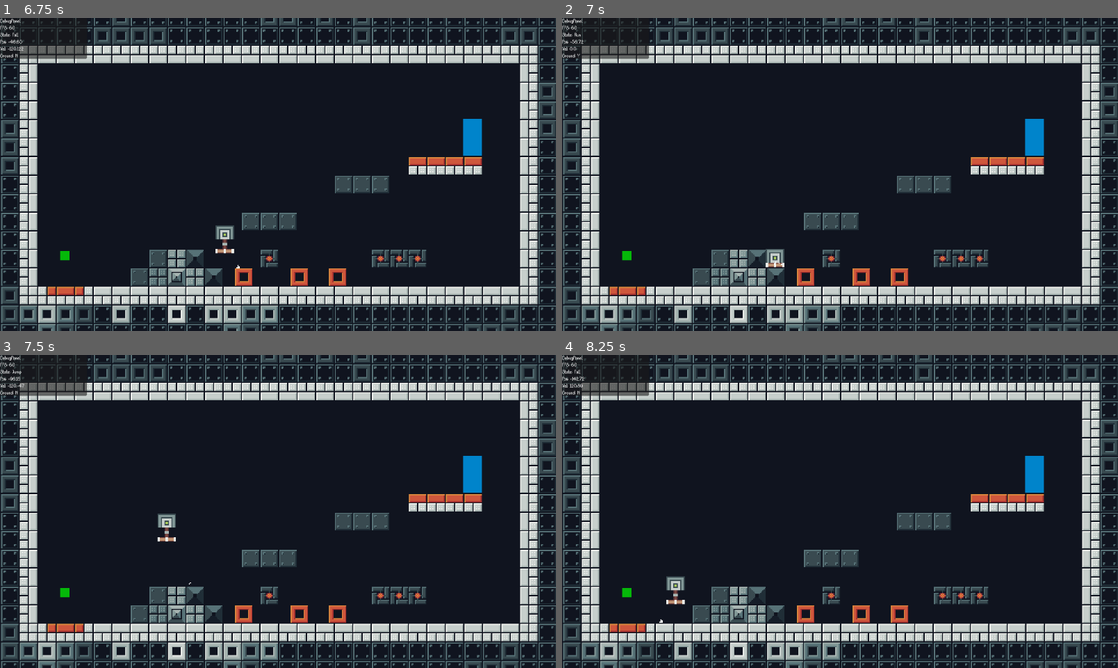
Above: before the commit, frames 1-4 (two rows, left to right).
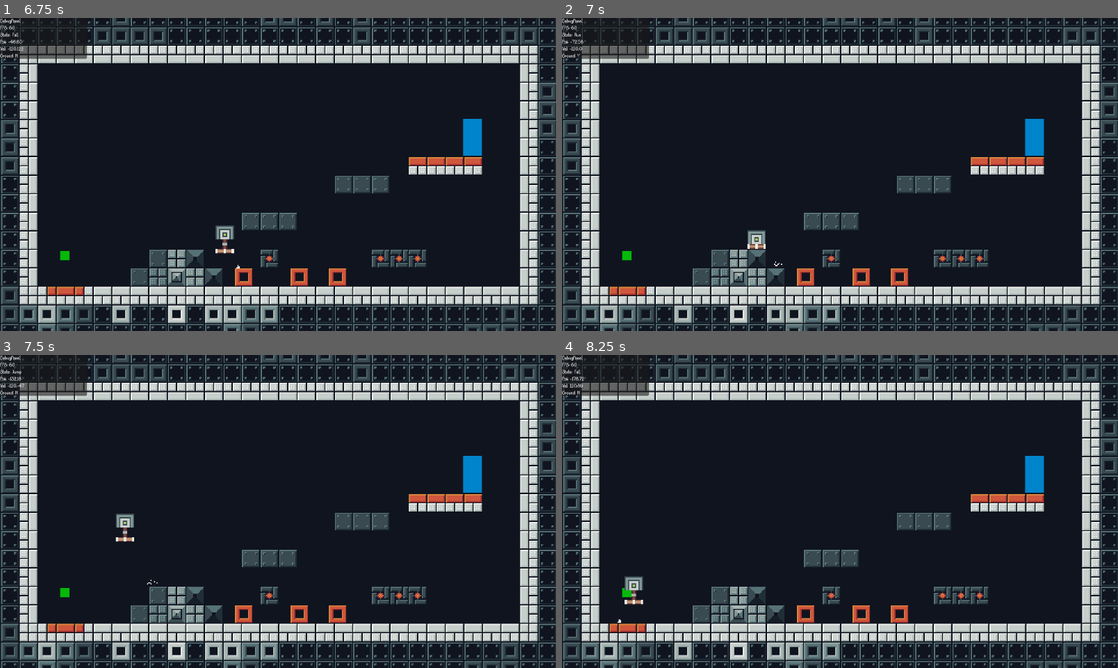
Above: after the commit, the same moments.

Repository: LeZellus/pistonprecision
Game: Godot game, scene res://scenes/worlds/MainScene.tscn
Same seed, same stepped clock (60 frames per second), same inputs: the game is played once before the commit and once after it.
Inputs:
- Up to frame 1 (6.75 s): click "Play" at 0.5 s; tap Enter at 1.25, 6.5 s; hold Space (jump) 1.28-2.03 s; hold D (move_right) 1.28-2.78 s; tap Space (jump) at 2.1, 2.27, 2.57, 3.6, 3.77, 4.07, 5.1, 5.27, 5.57, 6.6 s; hold A (move_left) 2.78-3.53 s; hold Space (jump) 2.78-3.53 s; hold D (move_right) 3.53-5.03 s; hold Space (jump) 4.28-5.03 s; hold A (move_left) 5.03-5.78 s; hold D (move_right) 5.78-6.53 s; hold Space (jump) 5.78-6.53 s; hold A (move_left) from 6.53 s (still down)
- Up to frame 2 (7 s): keep holding A (move_left); tap Space (jump) at 6.77 s
- Up to frame 3 (7.5 s): keep holding A (move_left); tap Space (jump) at 7.07 s; hold Space (jump) from 7.28 s (still down)
- Up to frame 4 (8.25 s): release A (move_left) at 8.03 s; release Space (jump) at 8.03 s; hold D (move_right) from 8.03 s (still down); tap Space (jump) at 8.1 s

Frame 1 is identical in both runs. In frame 2, 0.4% of the frame differs, in the area x 1-40%, y 6-80%; in frame 3, 0.5%; in frame 4, 0.5%, in the area x 2-23%, y 6-86%.

Commit message:
fix double jump bug

Diff:
--- a/scripts/managers/InputManager.gd
+++ b/scripts/managers/InputManager.gd
@@ -1,3 +1,4 @@
+# scripts/managers/InputManager.gd
 extends Node
 
 # === INPUT STATES ===
@@ -8,7 +9,10 @@
 # === CACHED INPUT DATA ===
 var movement_input: float = 0.0
 var jump_held: bool = false
-var dash_just_pressed: bool = false  # Renommé pour plus de clarté
+var dash_just_pressed: bool = false
+
+# === JUMP PROTECTION ===
+var jump_consumed_this_frame: bool = false  # NOUVEAU : Protection contre double consommation
 
 # === SIGNALS ===
 signal jump_buffered
@@ -17,12 +21,15 @@
 signal rotate_left_requested
 signal rotate_right_requested
 signal push_requested
-signal dash_requested  # NOUVEAU signal pour le dash
+signal dash_requested
 
 func _ready():
 	process_mode = Node.PROCESS_MODE_ALWAYS
 
 func _process(delta):
+	# IMPORTANT : Reset au début de chaque frame
+	jump_consumed_this_frame = false
+
 	_update_timers(delta)
 	_read_inputs()
 
@@ -70,11 +77,17 @@
 		coyote_timer = PlayerConstants.COYOTE_TIME
 		coyote_jump_available.emit()
 
-# === BUFFER CHECKS ===
+# === BUFFER CHECKS (PROTÉGÉS) ===
 func consume_jump_buffer() -> bool:
+	# PROTECTION : Un seul jump par frame
+	if jump_consumed_this_frame:
+		print("PROTECTION: Jump déjà consommé cette frame!")
+		return false
+
 	if jump_buffer_timer > 0:
 		print("=== JUMP BUFFER CONSUMED ===")
 		jump_buffer_timer = 0.0
+		jump_consumed_this_frame = true  # Marquer comme consommé
 		return true
 	return false
 
@@ -95,5 +108,4 @@
 	return Input.is_action_just_released("jump")
 
 func was_dash_pressed() -> bool:
-	# Simplifié - retourne directement l'état de l'input
 	return Input.is_action_just_pressed("dash")
--- a/scripts/player/states/FallState.gd
+++ b/scripts/player/states/FallState.gd
@@ -1,3 +1,4 @@
+# scripts/player/states/FallState.gd
 class_name FallState
 extends State
 
@@ -7,22 +8,20 @@
 func process_physics(delta: float) -> State:
 	apply_air_physics(delta)
 
-	# Coyote jump
-	if InputManager.consume_jump_buffer() and InputManager.can_coyote_jump():
-		return get_node("../JumpState")
+	var next_state = check_jump_input()
+	if next_state: return next_state
 
 	# Transitions dans l'ordre de priorité
-	var next_state = check_air_transitions()
+	next_state = check_air_transitions()
 	if next_state: return next_state
 
 	next_state = _check_wall_slide()
 	if next_state: return next_state
 
-	# NOUVELLE LIGNE AJOUTÉE ICI :
 	next_state = check_dash_input()
 	if next_state: return next_state
 
-	return null  # Ce return null était déjà là
+	return null
 
 func _check_wall_slide() -> State:
 	if parent.wall_detector.is_touching_wall() and parent.velocity.y > 50:
--- a/scripts/player/states/State.gd
+++ b/scripts/player/states/State.gd
@@ -1,3 +1,4 @@
+# scripts/player/states/State.gd
 class_name State
 extends Node
 
@@ -46,9 +47,23 @@
 		return get_node("../RunState") if InputManager.get_movement() != 0 else get_node("../IdleState")
 	return null
 
+# === JUMP INPUT UNIFIÉ ===
 func check_jump_input() -> State:
-	if InputManager.consume_jump_buffer() and parent.piston_direction == Player.PistonDirection.DOWN:
+	# SOLUTION : Vérification unifiée qui évite les doubles appels
+	if not InputManager.consume_jump_buffer():
+		return null
+
+	# À ce point, le buffer est consommé, on vérifie les conditions
+	if parent.piston_direction != Player.PistonDirection.DOWN:
+		print("Jump impossible : piston pas DOWN")
+		return null
+
+	# Jump normal (au sol) ou coyote jump
+	if parent.is_on_floor() or InputManager.can_coyote_jump():
+		print("JUMP VALIDÉ : ", "Sol" if parent.is_on_floor() else "Coyote")
 		return get_node("../JumpState")
+
+	print("Jump refusé : pas au sol et pas de coyote")
 	return null
 
 func check_wall_slide_transition() -> State:
@@ -57,7 +72,6 @@
 	return null
 
 func check_dash_input() -> State:
-	# Vérifie l'input dash seulement si on peut dasher
 	if InputManager.was_dash_pressed() and parent.can_dash():
 		return get_node("../DashState")
 	return null
